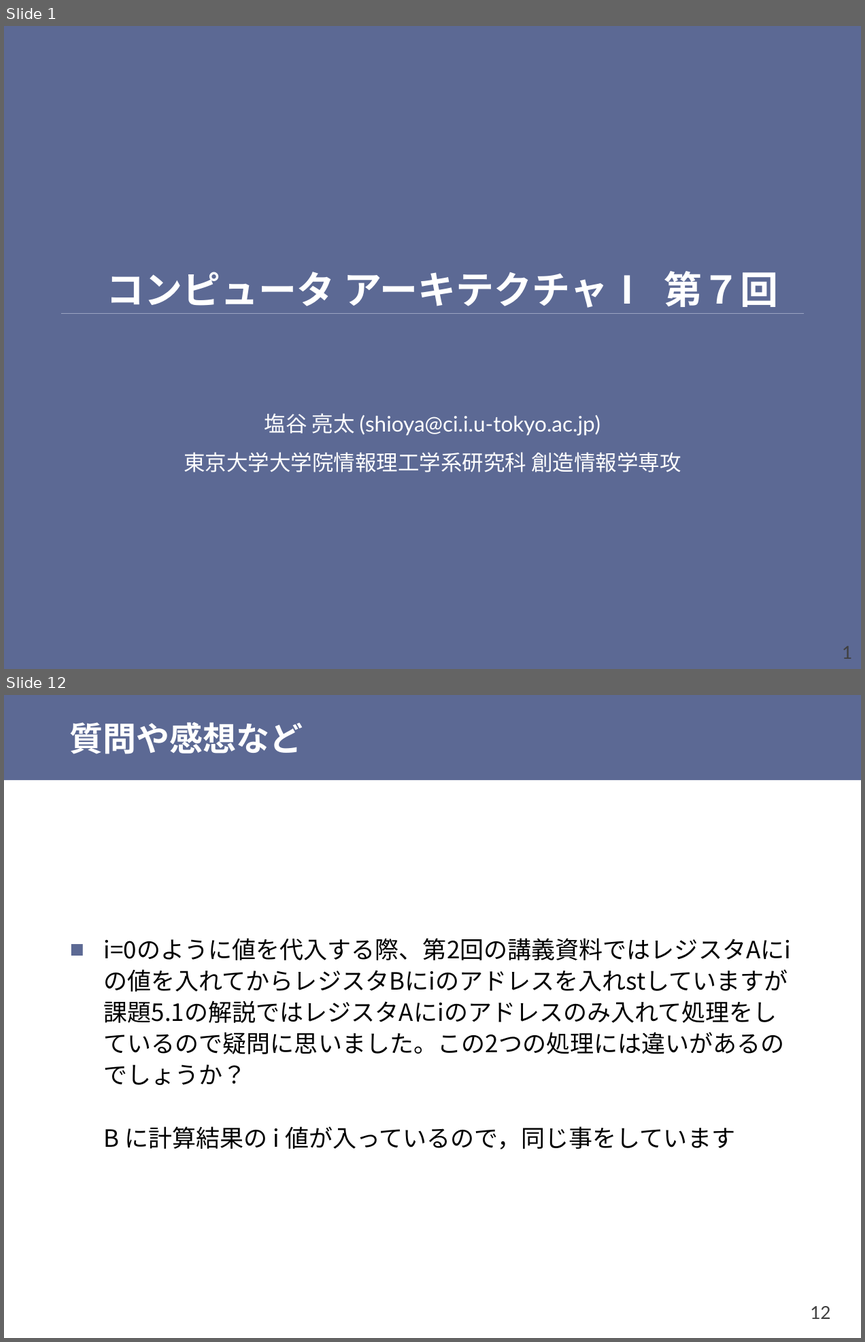
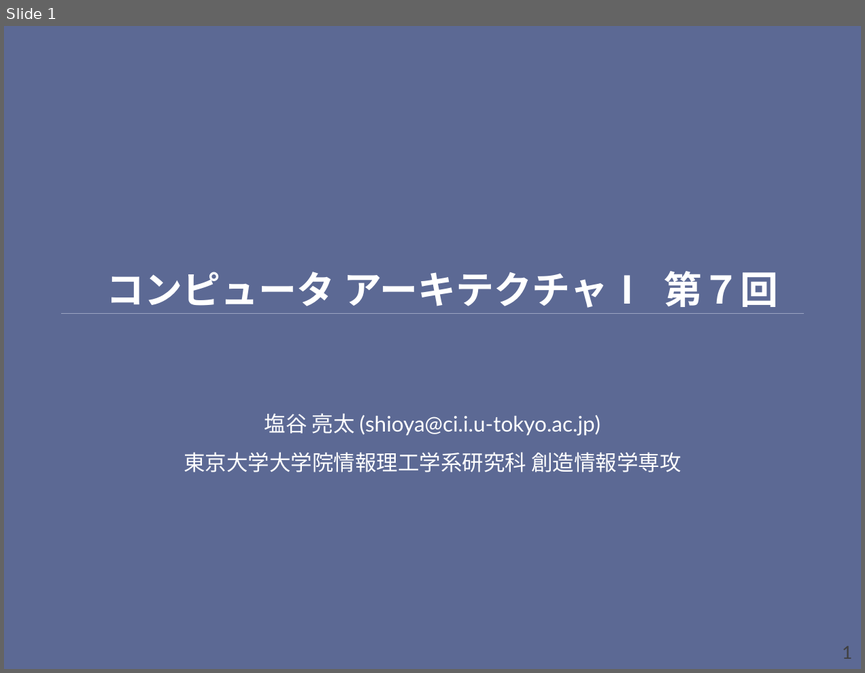
Before and after one commit to shioyadan/otya-computer-architecture-i, a slide deck: cai-shioya-07.pptx. Shown one above the other, each under a label of ours: slides 1 and 12 before the commit, slide 1 after it; the slides between them are not shown. The pictures are 865x1342 and 865x673 pixels, drawn with LibreOffice and Linux fonts; fonts in the diff are those of the drawing. Boxes give left, top, right and bottom in pixels: in the first picture for what was removed or moved away, otherwise in the second. Text is boxed around its words. In the diff, an @@ line names an element or a change of style, - is before the commit and + after.

```diff
--- a/cai-shioya-07.pptx
+++ b/cai-shioya-07.pptx
@@ slide 12 removed at <box>4,695,861,1338</box>, background #FFFFFF @@
@@ rectangle removed at <box>4,695,861,780</box> @@
@@ title removed at <box>70,722,303,754</box> @@
-質問や感想など
@@ text removed at <box>104,938,791,1149</box> @@
-■ i=0のように値を代入する際、第2回の講義資料ではレジスタAにiの値を入れてからレジスタBにiのアドレスを入れstしていますが課題5.1の解説ではレジスタAにiのアドレスのみ入れて処理をしているので疑問に思いました。この2つの処理には違いがあるのでしょうか？
-  B に計算結果の i 値が入っているので，同じ事をしています
@@ page number removed at <box>810,1306,830,1319</box> @@
-12
```
Also in this commit, not shown: 13 slides changed, 22 slides added, 27 other slides removed, 1 other file.
